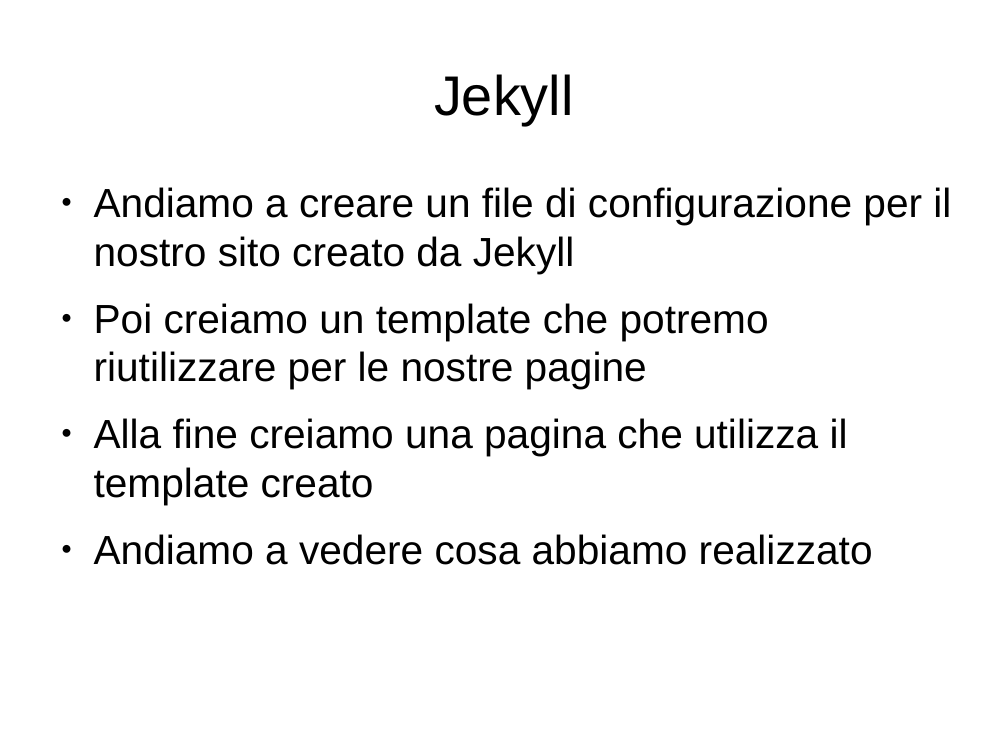
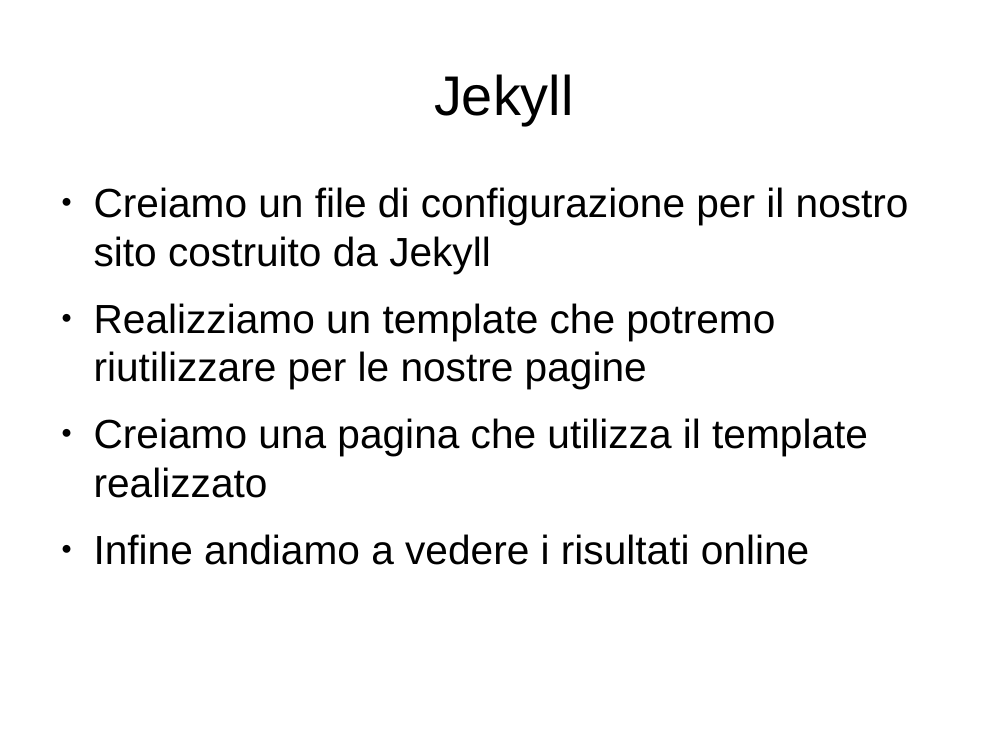
Before and after one commit to lucamariani/corso_diapositive, a slide deck: slide 15 of personal_page.odp. Drawn at 1008x756 pixels with LibreOffice and Linux fonts; fonts in the diff are those of the drawing. Boxes give left, top, right and bottom in pixels: in the first picture for what was removed or moved away, otherwise in the second. Text is boxed around its words. In the diff, an @@ line names an element or a change of style, - is before the commit and + after.

```diff
--- a/personal_page.odp
+++ b/personal_page.odp
@@ text at <box>94,187,909,565</box>: text changed @@
-● Andiamo a creare un file di configurazione per il nostro sito creato da Jekyll
-● Poi creiamo un template che potremo riutilizzare per le nostre pagine
-● Alla fine creiamo una pagina che utilizza il template creato
-● Andiamo a vedere cosa abbiamo realizzato
+● Creiamo un file di configurazione per il nostro sito costruito da Jekyll
+● Realizziamo un template che potremo riutilizzare per le nostre pagine
+● Creiamo una pagina che utilizza il template realizzato
+● Infine andiamo a vedere i risultati online
```
Also in this commit, not shown: 10 other slides changed.
